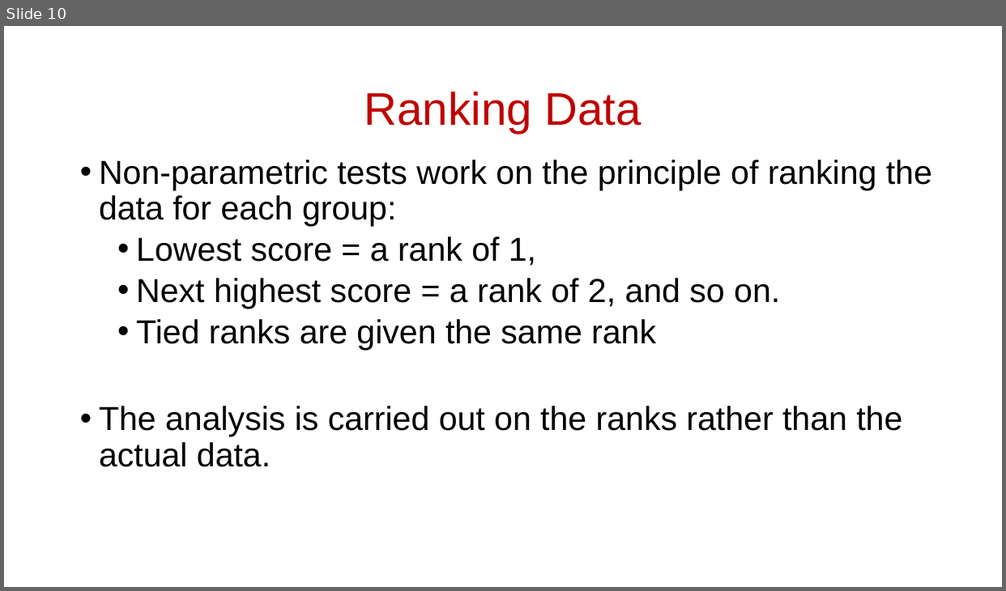
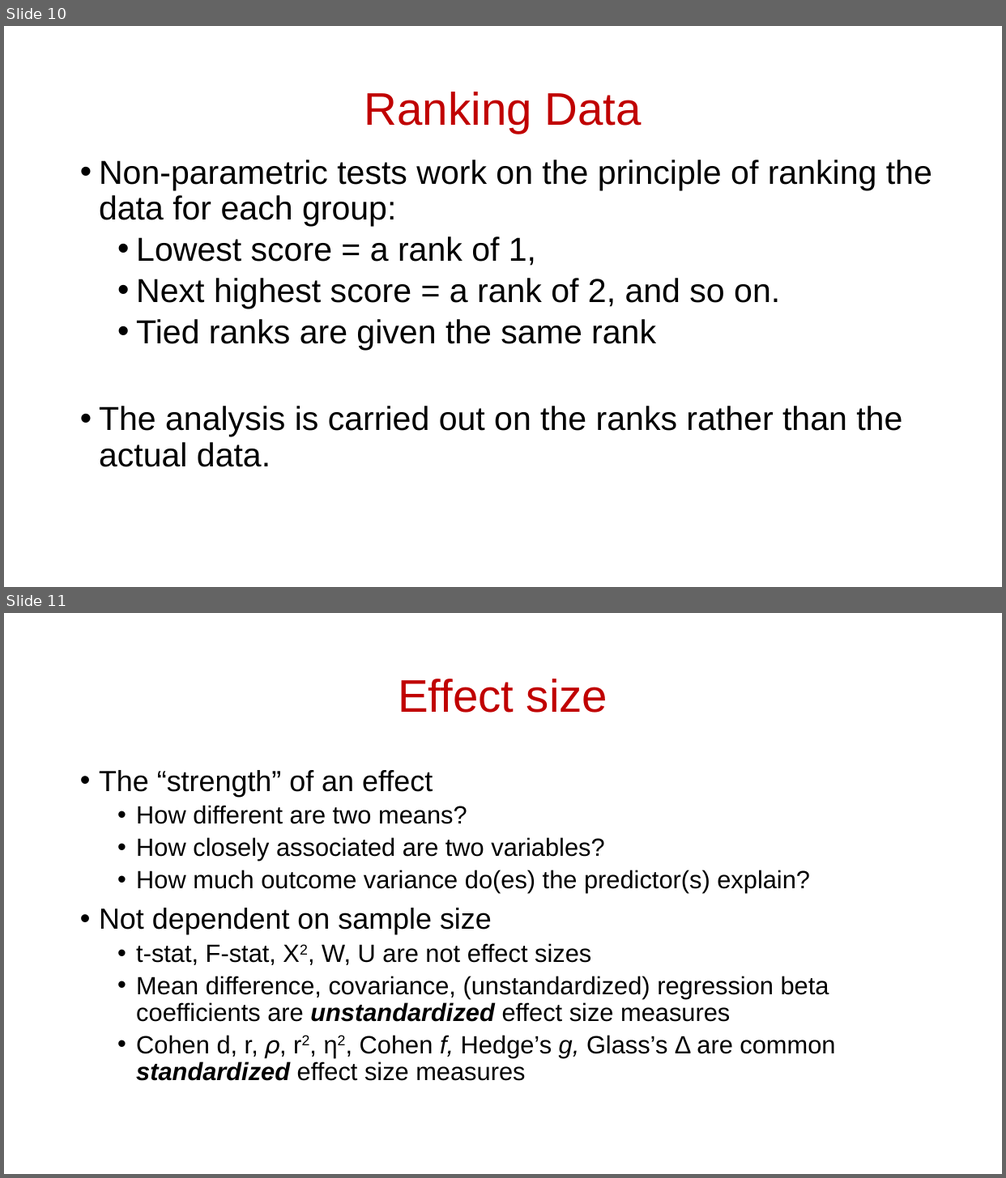
Before and after one commit to scream104/psych596, a slide deck: lecture-slides_upload/lecture/08_Statistical Methods_Comparing Two Groups.pptx. Shown one above the other, each under a label of ours: slide 10 before the commit, slides 10 and 11 after it. The pictures are 1006x591 and 1006x1178 pixels, drawn with LibreOffice and Linux fonts; fonts in the diff are those of the drawing. Boxes give left, top, right and bottom in pixels: in the first picture for what was removed or moved away, otherwise in the second. Text is boxed around its words. In the diff, an @@ line names an element or a change of style, - is before the commit and + after.

```diff
--- a/lecture-slides_upload/lecture/08_Statistical Methods_Comparing Two Groups.pptx
+++ b/lecture-slides_upload/lecture/08_Statistical Methods_Comparing Two Groups.pptx
@@ slide 11 added at [4, 613, 1002, 1174], background #FFFFFF @@
@@ title added at [398, 679, 607, 713], 44 pt, text #C00000 @@
+Effect size
@@ text added at [99, 770, 835, 1081], 24 pt, text #000000 @@
+• The “strength” of an effect
+  • How different are two means?
+  • How closely associated are two variables?
+  • How much outcome variance do(es) the predictor(s) explain?
+• Not dependent on sample size
+  • t-stat, F-stat, X2, W, U are not effect sizes
+  • Mean difference, covariance, (unstandardized) regression beta coefficients are unstandardized effect size measures
+  • Cohen d, r, 𝜌, r2, η2, Cohen f, Hedge’s g, Glass’s Δ are common standardized effect size measures
```
Also in this commit, not shown: 7 slides changed, 2 other slides added, 4 other files.
